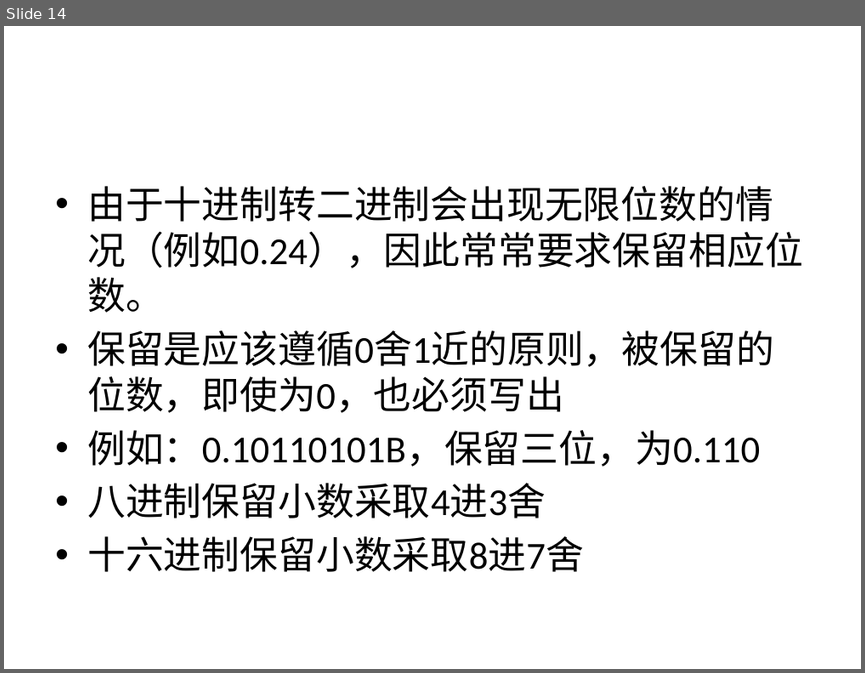
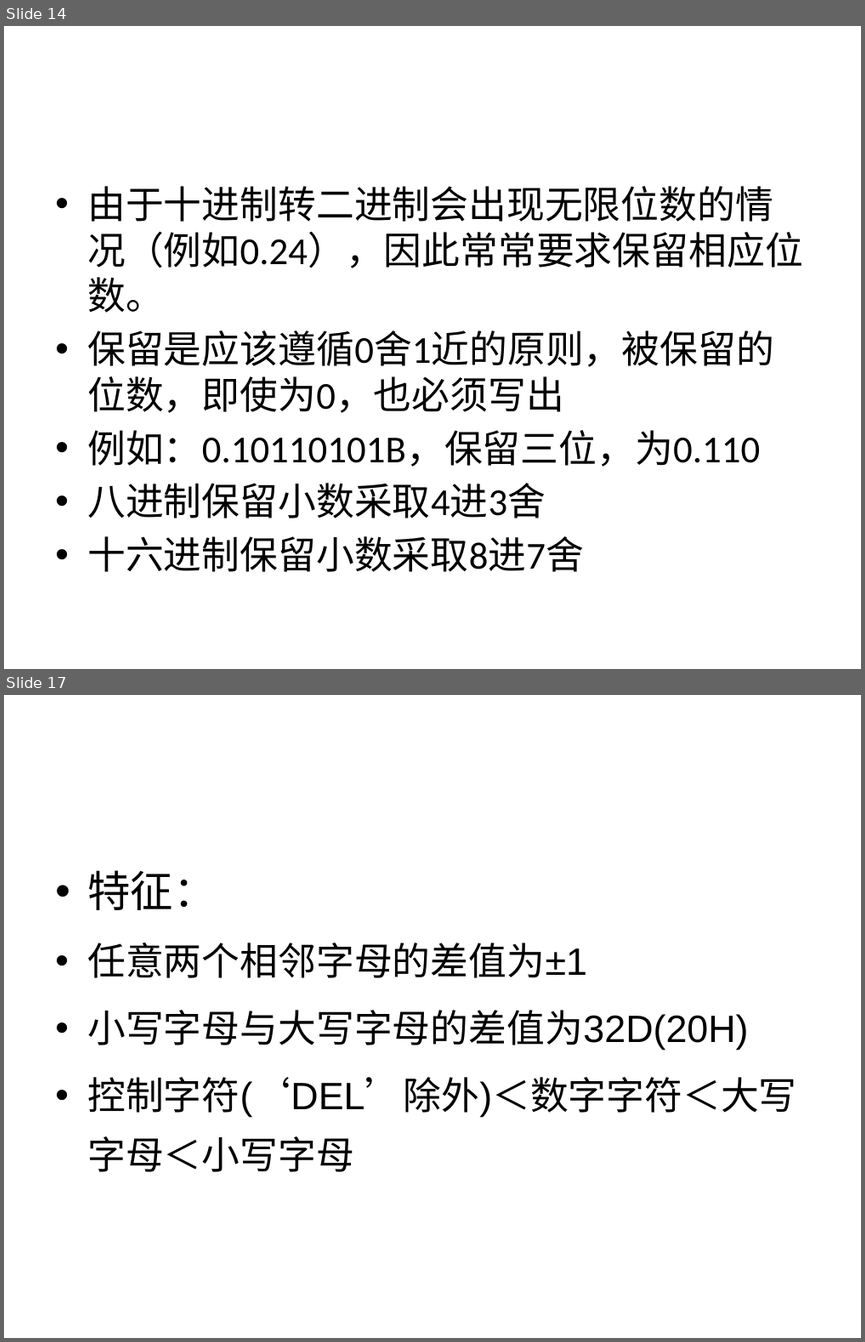
Before and after one commit to sans123wx/class, a slide deck: 计算机应用基础/第1章计算机基础/第1章复习.pptx. Shown one above the other, each under a label of ours: slide 14 before the commit, slides 14 and 17 after it; the slides between them are not shown. The pictures are 865x673 and 865x1342 pixels, drawn with LibreOffice and Linux fonts; fonts in the diff are those of the drawing. Boxes give left, top, right and bottom in pixels: in the first picture for what was removed or moved away, otherwise in the second. Text is boxed around its words. In the diff, an @@ line names an element or a change of style, - is before the commit and + after.

```diff
--- a/计算机应用基础/第1章计算机基础/第1章复习.pptx
+++ b/计算机应用基础/第1章计算机基础/第1章复习.pptx
@@ slide 17 added at (x1=4, y1=695, x2=861, y2=1338), background #FFFFFF @@
@@ text added at (x1=87, y1=870, x2=796, y2=1172), 32 pt, text #000000 @@
+• 特征：
+• 任意两个相邻字母的差值为±1
+• 小写字母与大写字母的差值为32D(20H)
+• 控制字符(‘DEL’除外)＜数字字符＜大写字母＜小写字母
```
Also in this commit, not shown: 7 other slides added.
